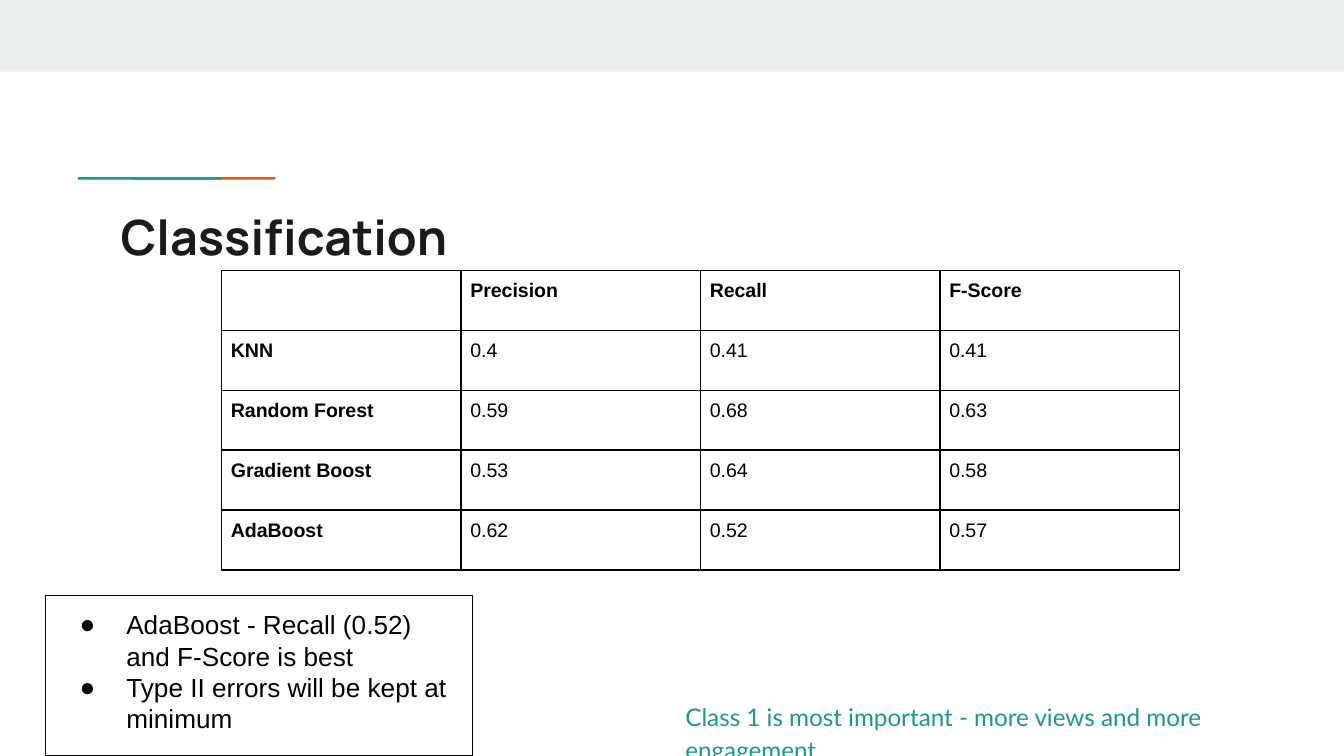
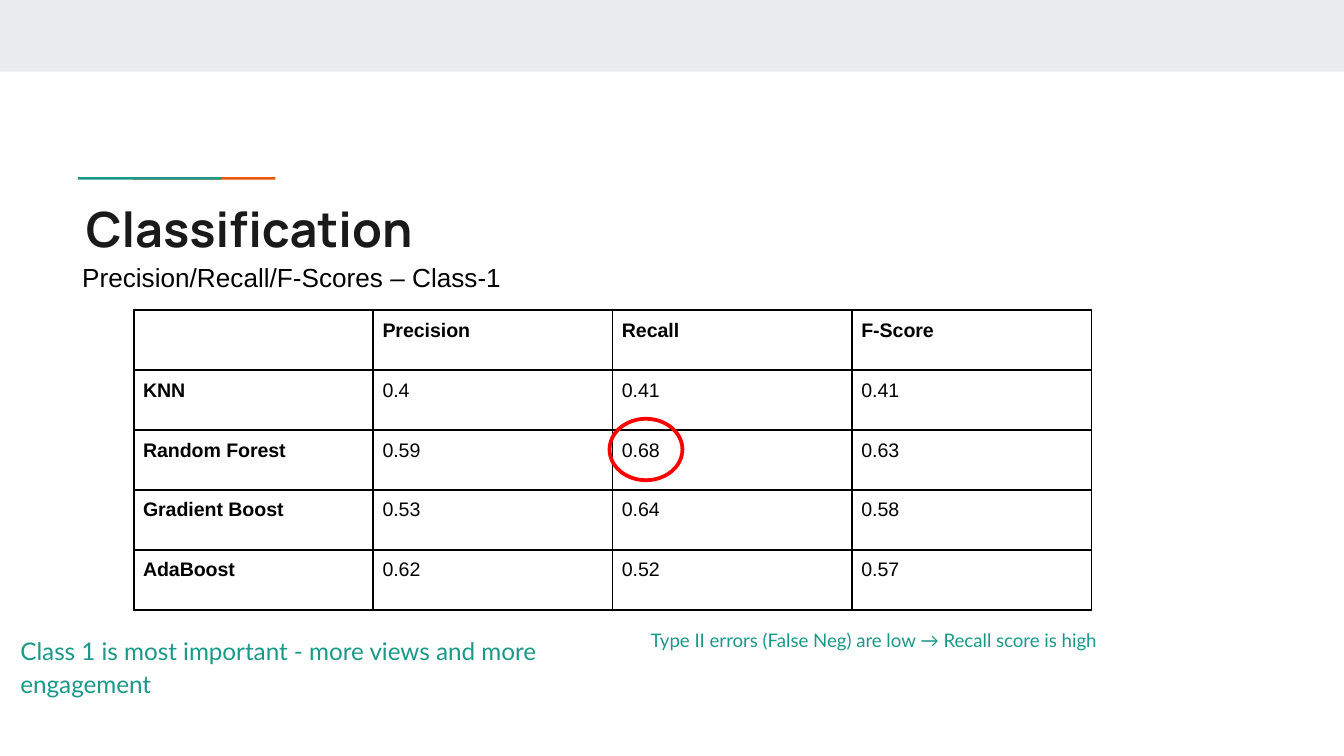
Before and after one commit to fariha23/YouTube_Data_Analysis_Video_Categories, a slide deck: slide 26 of Capstone1_Final_Report_Pres/Predicting Popularity of YouTube Videos - Presentation.pptx. Drawn at 1344x756 pixels with LibreOffice and Linux fonts; fonts in the diff are those of the drawing. Boxes give left, top, right and bottom in pixels: in the first picture for what was removed or moved away, otherwise in the second. Text is boxed around its words. In the diff, an @@ line names an element or a change of style, - is before the commit and + after.

```diff
--- a/Capstone1_Final_Report_Pres/Predicting Popularity of YouTube Videos - Presentation.pptx
+++ b/Capstone1_Final_Report_Pres/Predicting Popularity of YouTube Videos - Presentation.pptx
@@ title "Classification": place and size @@
-title "Classification" at (121,219,448,256)
+title "Classification" at (86,211,413,248)
@@ text added at (82,268,501,288), 14 pt, text #000000 @@
+Precision/Recall/F-Scores – Class-1
@@ table: place and size @@
-table at (222,270,1179,711)
+table at (134,310,1091,610)
@@ ellipse added at (610,419,683,481), outline #FF0000 2 pt @@
@@ rectangle removed at (46,595,473,756) @@
-● AdaBoost - Recall (0.52) and F-Score is best
-● Type II errors will be kept at minimum
@@ text "Class 1 is most important ..." rewrapped from (685,708,1201,730) to (20,642,536,698) @@
@@ text added at (651,633,1097,651), 10 pt, text #1A9988 @@
+Type II errors (False Neg) are low → Recall score is high
```
Also in this commit, not shown: 2 other slides changed, 2 slides added, 1 other file.
